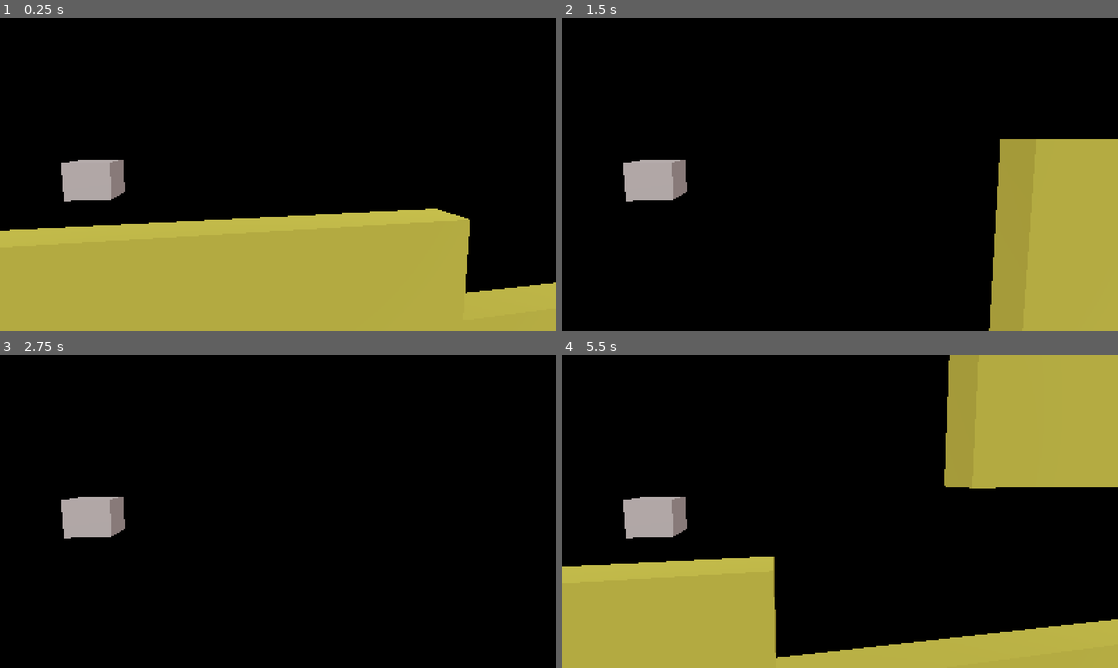
Above: before the commit, frames 1-4 (two rows, left to right).
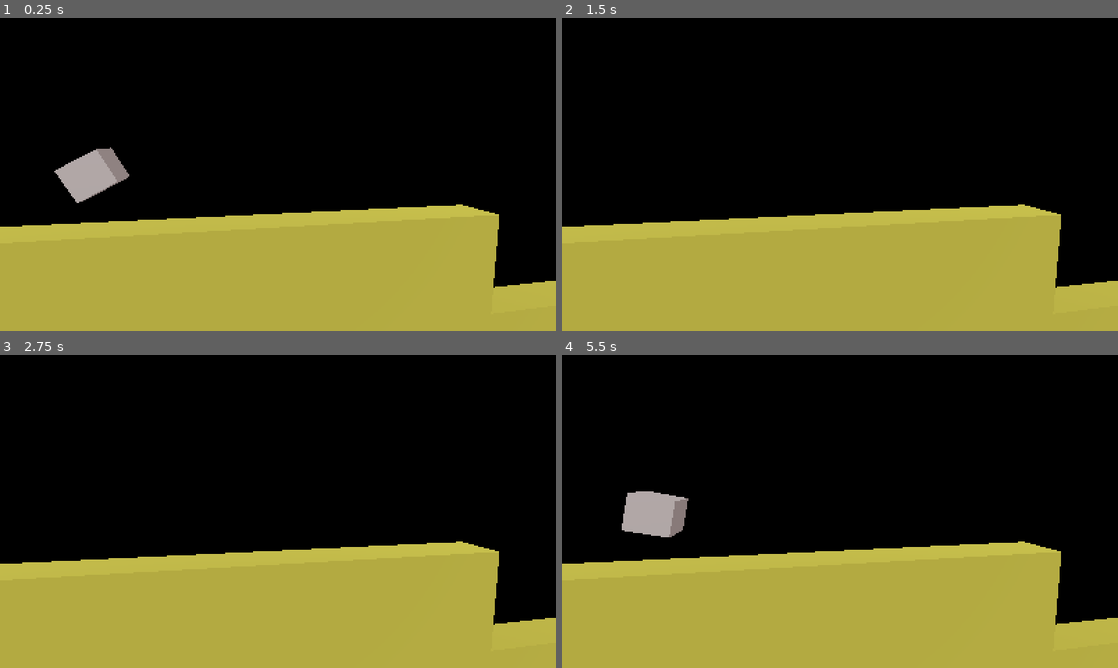
Above: after the commit, the same moments.

Repository: zommerfelds/hover-craft-gmtk-2026
Game: Godot game, scene res://main_scene.tscn
The game is run twice, just before and just after one commit, with the same random seed, the same clock (stepped at 60 frames per second) and the same inputs.
Inputs:
- Up to frame 1 (0.25 s): no input
- Up to frame 2 (1.5 s): hold Space (thrust) 0.53-1.28 s
- Up to frame 3 (2.75 s): hold Space (thrust) from 2.03 s (still down)
- Up to frame 4 (5.5 s): tap Enter at 2.75 s; tap Backspace (reset) at 3.5 s; release Space (thrust) at 3.53 s

The runs differ from the first frame. In frame 1, 3.0% of the frame differs, in the area x 0-100%, y 41-88%; in frame 2, 37%, in the area x 0-100%, y 38-100%; in frame 3, 36%; in frame 4, 29%.

Commit message:
new control idea

Diff:
--- a/main_scene.tscn
+++ b/main_scene.tscn
@@ -1,6 +1,7 @@
 [gd_scene format=3 uid="uid://dtlhvjnpkolvq"]
 
 [ext_resource type="Script" uid="uid://cxem5s83l4jfs" path="res://player.gd" id="1_0f027"]
+[ext_resource type="Script" uid="uid://562k1573ksec" path="res://camera.gd" id="1_2c62f"]
 
 [sub_resource type="BoxShape3D" id="BoxShape3D_t18f2"]
 size = Vector3(0.6628418, 0.5619507, 1)
@@ -15,16 +16,18 @@
 
 [node name="Node3D" type="Node3D" unique_id=1112978267]
 
+[node name="Camera3D" type="Camera3D" parent="." unique_id=1845939483]
+transform = Transform3D(0.9804811, 0.02236275, -0.1953377, 4.1478113e-10, 0.9935106, 0.113739595, 0.19661361, -0.111519516, 0.97411835, 2.0250688, 0.67024136, 5.7135687)
+fov = 53.9
+script = ExtResource("1_2c62f")
+
 [node name="Player" type="RigidBody3D" parent="." unique_id=1776688773]
+unique_name_in_owner = true
 axis_lock_linear_z = true
 axis_lock_angular_x = true
 axis_lock_angular_y = true
 axis_lock_angular_z = true
 script = ExtResource("1_0f027")
-
-[node name="Camera3D" type="Camera3D" parent="Player" unique_id=1845939483]
-transform = Transform3D(0.980481, 0.022362756, -0.19533773, 4.147811e-10, 0.9935106, 0.11373962, 0.1966136, -0.111519516, 0.9741183, 2.0250688, 0.67024136, 5.7135687)
-fov = 53.9
 
 [node name="PlayerVisual" type="CSGCombiner3D" parent="Player" unique_id=1783345853]
 
@@ -37,6 +40,7 @@
 
 [node name="RayCast3D" type="RayCast3D" parent="Player" unique_id=1048577369]
 unique_name_in_owner = true
+top_level = true
 target_position = Vector3(0, -10, 0)
 
 [node name="WorldEnvironment" type="WorldEnvironment" parent="." unique_id=1179679103]
--- a/pid_params.tres
+++ b/pid_params.tres
@@ -5,7 +5,7 @@
 [resource]
 script = ExtResource("1_ljiun")
 p = 5.0
-d = 0.2
+d = 0.05
 max_integral = 0.5
 max_output_magnitude = 1.0
 metadata/_custom_type_script = "uid://cllcd2l4udiff"
--- a/player.gd
+++ b/player.gd
@@ -2,6 +2,9 @@
 
 const stabilizer_y_pid_params = preload("res://pid_params.tres")
 @onready var pid_controller = PidController.new(stabilizer_y_pid_params)
+
+var time_acc = 0.0
+var thrust_ramp = 0.0
 
 func _ready() -> void:
 	pass
@@ -11,7 +14,12 @@
 		get_tree().reload_current_scene()
 
 func _physics_process(delta: float) -> void:
-	linear_velocity.x = 3
+	%RayCast3D.position = position
+
+	time_acc += delta
+	rotation_degrees.z = sin(time_acc * 5) * 30
+
+	# linear_velocity.x = 3
 
 	var dist = 10.0
 	if %RayCast3D.is_colliding():
@@ -27,6 +35,11 @@
 	if Input.is_action_pressed("thrust") and dist > 0.0:
 		#var thrust = 200 * max(0, 1-dist) + 5
 		#apply_force(Vector3(0, thrust, 0))
-		thrust = max(thrust, 30)
+		# thrust = max(thrust, 30)
+		thrust_ramp = min(1, thrust_ramp + delta * 4)
+		apply_force(global_transform.basis * Vector3(0, 30, 0) * thrust_ramp)
+	else:
+
+		thrust_ramp = max(0, thrust_ramp - delta * 5)
 
 	apply_force(Vector3(0, thrust, 0))
